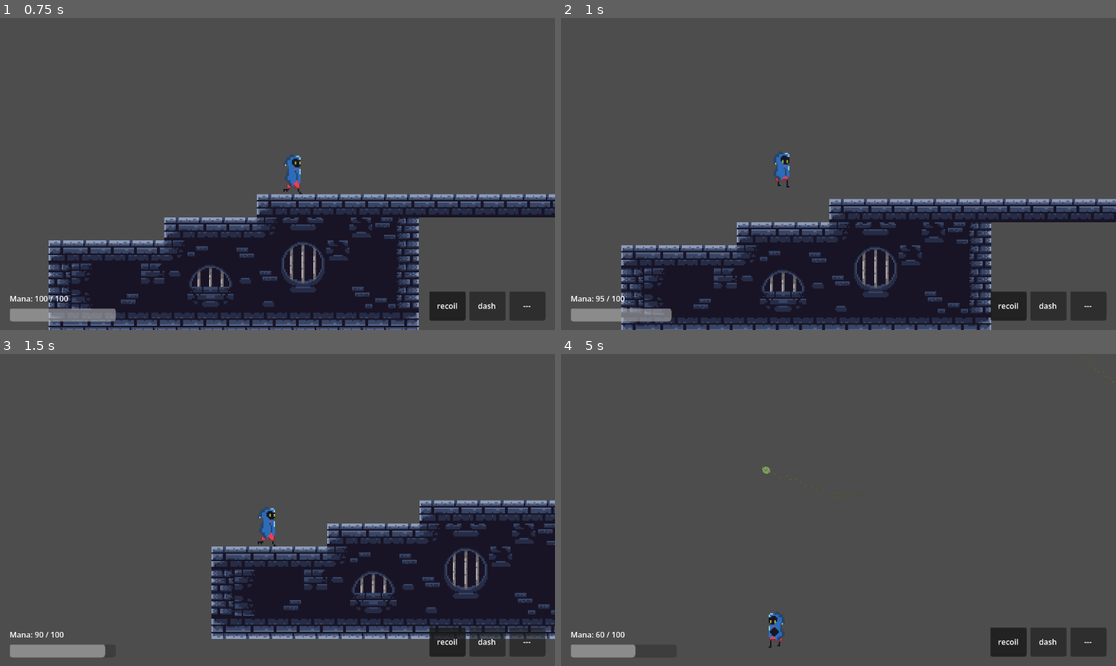
Above: before the commit, frames 1-4 (two rows, left to right).
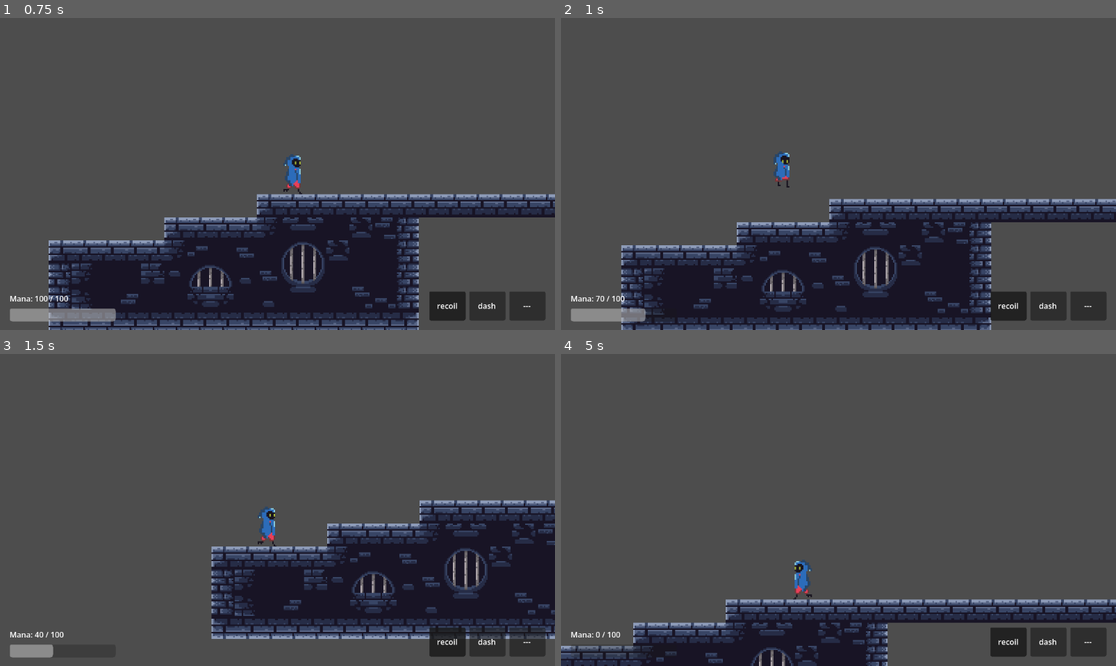
Above: after the commit, the same moments.

Repository: TathyaBarot2808/Godot_Game
Game: Godot game, scene res://scenes/game_sc.tscn
Same seed, same stepped clock (60 frames per second), same inputs: the game is played once before the commit and once after it.
Inputs (mouse positions are in pixels of both pictures, inside the frame that each line leads up to):
- Up to frame 1 (0.75 s): move the mouse to (399, 158) at 0.52 s; hold D (move_right) from 0.53 s (still down); tap Shift (dash) at 0.6 s
- Up to frame 2 (1 s): keep holding D (move_right); tap Space (jump) at 0.77 s; right-click (960, 158) at 0.8 s
- Up to frame 3 (1.5 s): keep holding D (move_right); move the mouse to (166, 525) at 1.27 s; right-click (166, 525) at 1.35 s
- Up to frame 4 (5 s): tap Space (jump) at 1.52, 3.02, 3.77, 4.52 s; click (727, 525) at 1.55 s; move the mouse to (894, 441) at 2.02 s; release D (move_right) at 2.03 s; hold A (move_left) 2.03-2.78 s; click (894, 441) at 2.1 s; tap Shift (dash) at 2.3, 2.85, 4.55 s; move the mouse to (810, 572) at 2.77 s; hold D (move_right) 2.78-4.28 s; right-click (810, 572) at 3.05 s; move the mouse to (1005, 556) at 3.52 s; right-click (1005, 556) at 3.6 s; click (1005, 556) at 3.8 s; move the mouse to (672, 463) at 4.27 s; hold A (move_left) from 4.28 s (still down); click (672, 463) at 4.35 s

Frame 1 is identical in both runs. In frame 2, 0.2% of the frame differs, in the area x 6-21%, y 89-98%; in frame 3, 0.4%; in frame 4, 11%, in the area x 0-100%, y 0-100%.

Commit message:
Fixed the rebundancy for the shooting logic

Diff:
--- a/scripts/mana.gd
+++ b/scripts/mana.gd
@@ -8,9 +8,9 @@
 @export var max_mana: float = 100.0        # The absolute maximum mana the player can hold
 @export var regen_rate: float = 20.0       # How much mana regenerates per second
 @export var regen_delay: float = 2.0       # How many seconds to wait after spending before it regenerates
-@export var shoot_cost: float = 5.0        # Mana consumed when firing a bullet
+@export var shoot_cost: float = 5.0        # Mana consumed when firing a bullet (0 = free, shoot anytime)
 @export var dash_cost: float = 15.0        # Mana consumed when dashing
-@export var vdash_cost: float = 30.0       # Mana consumed when using vertical dash
+@export var recoil_cost: float = 30.0      # Mana consumed when using recoil
 
 # A "signal" is like a radio broadcast. When mana changes, this fires off a message.
 # The HUD script is listening to this radio station, so it knows when to update the UI bar!
--- a/scripts/player_move.gd
+++ b/scripts/player_move.gd
@@ -118,26 +118,19 @@
 
 # --- INNATE ABILITY HANDLERS ---
 
-# Shoot: Fires on LMB, always available regardless of loadout
-# Blocked when recoil is the active loadout ability (it handles LMB instead)
+# Shoot: Fires on LMB — always available, costs mana.shoot_cost
 func _handle_innate_shoot() -> void:
 	if not Input.is_action_just_pressed("shoot"):
 		return
-	# if loadout.get_active_ability() == "recoil":
-	# 	return  # recoil takes priority over innate shoot
-	# if is_dashing or is_shooting_action_active:
-	# 	return
+	if not abilities.can_use("shoot"):
+		return
 	if not mana.can_spend(mana.shoot_cost):
 		return
 
-	mana.spend(mana.shoot_cost)
-	is_shooting_action_active = true
-	stored_shoot_direction = (get_global_mouse_position() - fire_point.global_position).normalized()
-
-	if shoot_effect:
-		shoot_effect.show()
-		shoot_effect.play("default")
-		shoot_effect.set_frame_and_progress(0, 0.0)
+	var direction := (get_global_mouse_position() - fire_point.global_position).normalized()
+	var started: Variant = abilities.execute("shoot", {"direction": direction})
+	if started == true:
+		mana.spend(mana.shoot_cost)
 
 # --- LOADOUT ABILITY HANDLERS (for future equippable abilities) ---
 
@@ -161,9 +154,9 @@
 				_execute_dash()
 
 func _execute_recoil() -> void:
-	if is_dashing:
-		return
-	if not mana.can_spend(mana.shoot_cost):
+	if abilities.is_active("dash"):
+		return
+	if not mana.can_spend(mana.recoil_cost):
 		return
 	var mouse_pos := get_global_mouse_position()
 	var dir := (global_position - mouse_pos).normalized()
@@ -171,7 +164,7 @@
 		dir = Vector2.UP
 	var result: Variant = abilities.execute("recoil", {"direction": dir})
 	if result != null:
-		mana.spend(mana.shoot_cost)
+		mana.spend(mana.recoil_cost)
 		velocity = result
 
 func _execute_dash() -> void:
@@ -309,6 +302,21 @@
 
 func _on_shoot_effect_animation_finished() -> void:
 	shoot_effect.hide()
+	is_shooting_action_active=false
+
+func start_shooting(direction: Vector2) -> bool:
+	if is_shooting_action_active:
+		return false
+	if direction == Vector2.ZERO:
+		direction = Vector2.RIGHT if not animated_sprite.flip_h else Vector2.LEFT
+	stored_shoot_direction = direction.normalized()
+	if shoot_effect == null:
+		return false
+	is_shooting_action_active = true
+	shoot_effect.show()
+	shoot_effect.play("default")
+	shoot_effect.set_frame_and_progress(0, 0.0)
+	return true
 
 func _fire_projectile() -> void:
 	var proj = PROJECTILE_SCENE.instantiate()
--- a/scripts/shoot_component.gd
+++ b/scripts/shoot_component.gd
@@ -2,22 +2,22 @@
 # This component handles the player's Shooting ability.
 # It manages the "Black Hole" animation overlay and tells the player when to spawn the bullet.
 
-# References to nodes on the player (set during _ready)
-var shoot_effect: AnimatedSprite2D
-var player: CharacterBody2D
+
+# Reference to player node (set during _ready)
+var player
 
 func _ready() -> void:
 	# Find our parent player
 	player = get_parent().get_parent()
-	shoot_effect = player.get_node("ShootEffectSprite")
+	if player == null:
+		push_error("ShootComponent: player not found")
 
 # This is called by the AbilitiesManager when you click Shoot
 func trigger(_args: Dictionary) -> Variant:
-	if shoot_effect:
-		shoot_effect.show()
-		shoot_effect.play("default")
-		shoot_effect.set_frame_and_progress(0, 0.0)
-	return null # This ability doesn't return a velocity boost like dash does
+	if player == null:
+		return false
+	var direction: Vector2 = _args.get("direction", Vector2.ZERO)
+	return player.start_shooting(direction)
 
 # The manager asks this to see if we are currently "busy" shooting
 func is_active() -> bool:
@@ -25,4 +25,6 @@
 
 # Check if we are allowed to shoot (not dashing, etc.)
 func can_use() -> bool:
-	return not player.is_dashing if player else true
+	if player == null:
+		return false
+	return not player.is_dashing and not player.is_shooting_action_active
Not shown: 1 places in scenes/player_sc.tscn that only renumber resources
